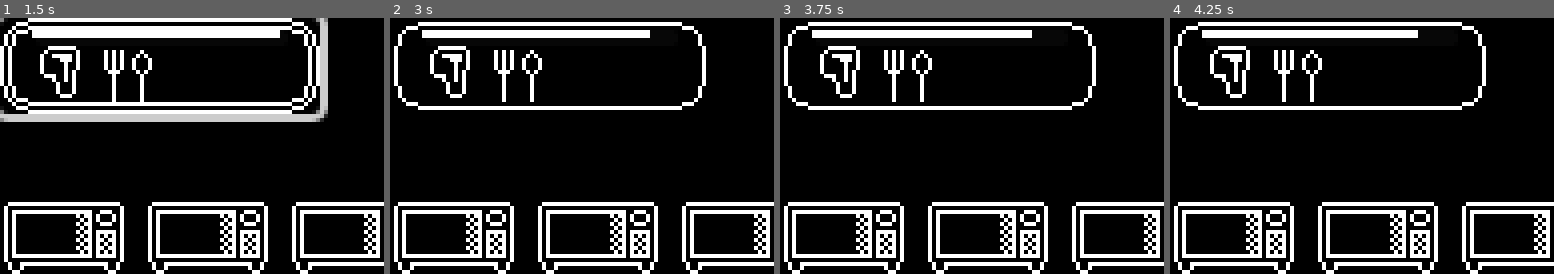
Above: before the commit, frames 1-4 (left to right).
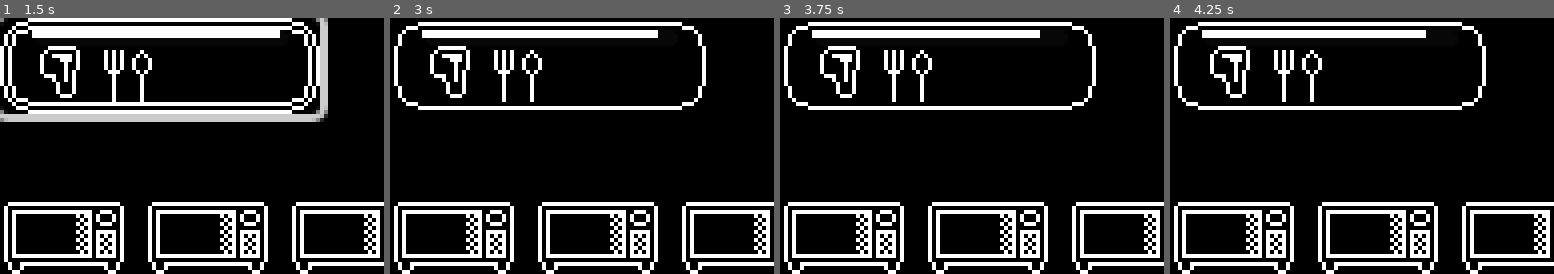
Above: after the commit, the same moments.

Repository: SpntKbrg/microwave-game
Game: Godot game, scene res://scenes/release/main_menu.tscn
The game is run twice, just before and just after one commit, with the same random seed, the same clock (stepped at 60 frames per second) and the same inputs.
Inputs (mouse positions are % of the whole screen's width and height, from its top left):
- Up to frame 1 (1.5 s): click "Start" at 0.5 s; click (21, 9) at 1.25 s
- Up to frame 2 (3 s): click (8, 38) at 2 s; click (27, 38) at 2.77 s
- Up to frame 3 (3.75 s): click (46, 38) at 3.52 s
- Up to frame 4 (4.25 s): no input
The pictures show only the part of the screen within x 0-50%, y 0-50%; the shares and areas given below are measured in that part.

Frame 1 is identical in both runs. In frame 2, less than 0.1% of the frame differs, in the area x 67-70%, y 4-8%; in frame 3, less than 0.1%; in frame 4, less than 0.1%.

Commit message:
Adjust customer spawn time and bug fix.

Diff:
--- a/scenes/customer_system.tscn
+++ b/scenes/customer_system.tscn
@@ -8,7 +8,8 @@
 customer_factory = NodePath("CustomerFactory")
 maximum_customer_queue = 5
 time_until_next_customer_lists = Array[float]([0.0, 5.0, 10.0, 15.0, 20.0])
+time_variance = 1.0
 
 [node name="CustomerFactory" type="Node" parent="."]
 script = ExtResource("2_500fp")
-customer_patient_time = 20.0
+customer_patient_time = 25.0
--- a/scenes/release/real_game_scene.tscn
+++ b/scenes/release/real_game_scene.tscn
@@ -166,8 +166,8 @@
 
 [node name="CustomerSystem" parent="GameSystem" instance=ExtResource("15_fij0q")]
 maximum_customer_queue = 3
-time_until_next_customer_lists = Array[float]([5.0, 15.0, 20.0, 30.0, 45.0])
-time_variance = 40.0
+time_until_next_customer_lists = Array[float]([1.0, 7.0, 14.0])
+time_variance = 20.0
 
 [node name="CustomerList" type="Node" parent="GameSystem"]
 
--- a/scripts/game/customer/customer_system.gd
+++ b/scripts/game/customer/customer_system.gd
@@ -31,13 +31,13 @@
 
 func on_customer_patient_time_out(id: int) -> void:
 	print("Customer patient time out id: ", id)
-	_remove_customer_by_id(id)
-	on_remove_customer.emit(false, id)
+	if _remove_customer_by_id(id):
+		on_remove_customer.emit(false, id)
 
 func on_customer_complete(id: int) -> void:
 	print("Customer complete id: ", id)
-	_remove_customer_by_id(id)
-	on_remove_customer.emit(true, id)
+	if _remove_customer_by_id(id):
+		on_remove_customer.emit(true, id)
 
 func _process_time_until_next_customer(delta: float) -> void:
 	if(time_until_next_customer <= 0 && customer_list.size() < maximum_customer_queue):
@@ -66,18 +66,18 @@
 
 	return time_until_next_customer_lists[index] * time_modifier
 
-func _remove_customer_by_id(id: int) -> void:
+func _remove_customer_by_id(id: int) -> bool:
 	print("Attempt removing the customer with id: ", id)
 	for index in range(customer_list.size()):
 		if customer_list[index].customer_id == id:
-			_remove_customer_at_index(index)
-			return
+			return _remove_customer_at_index(index)
 	print("Customer id not found: ", id)
+	return false
 
-func _remove_customer_at_index(index: int) -> void:
+func _remove_customer_at_index(index: int) -> bool:
 	if index < 0 and index >= customer_list.size():
 		print("Customer index not found: ", index)
-		return
+		return false
 
 	print("Remove the customer at index: ", index)
 
@@ -87,11 +87,14 @@
 
 	target_customer.queue_free()
 
-	if time_until_next_customer <= 0:
-		time_until_next_customer = _get_new_time_until_next_customer()
+	var new_waiting_time = _get_new_time_until_next_customer()
+
+	if time_until_next_customer > new_waiting_time:
+		time_until_next_customer = new_waiting_time
 		print("New waiting time until the next customer: ", time_until_next_customer)
 
 	_print_current_customer()
+	return true
 
 func _print_current_customer() -> void:
 	print("Current customers: ", customer_list.map(func(element): return element.customer_id))
